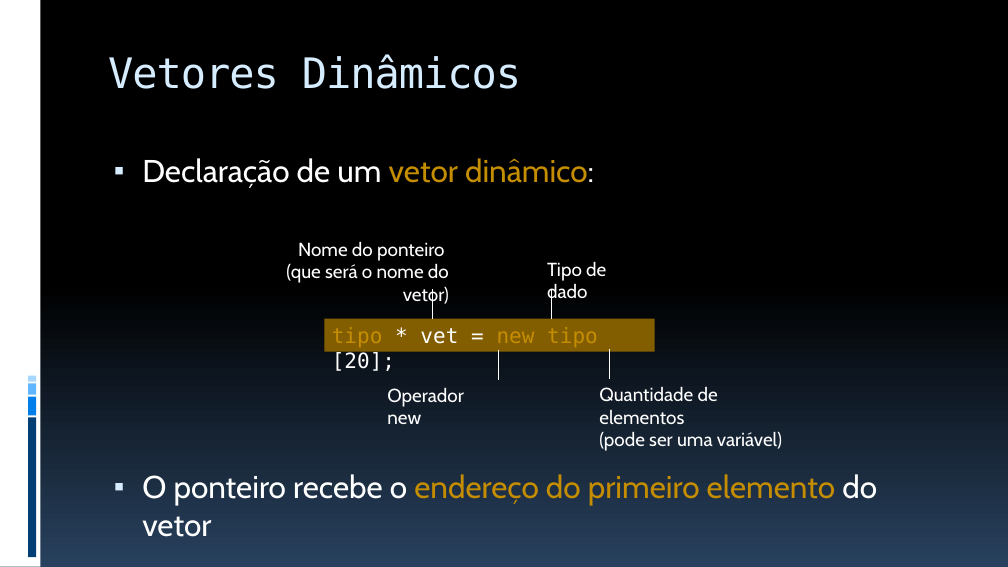
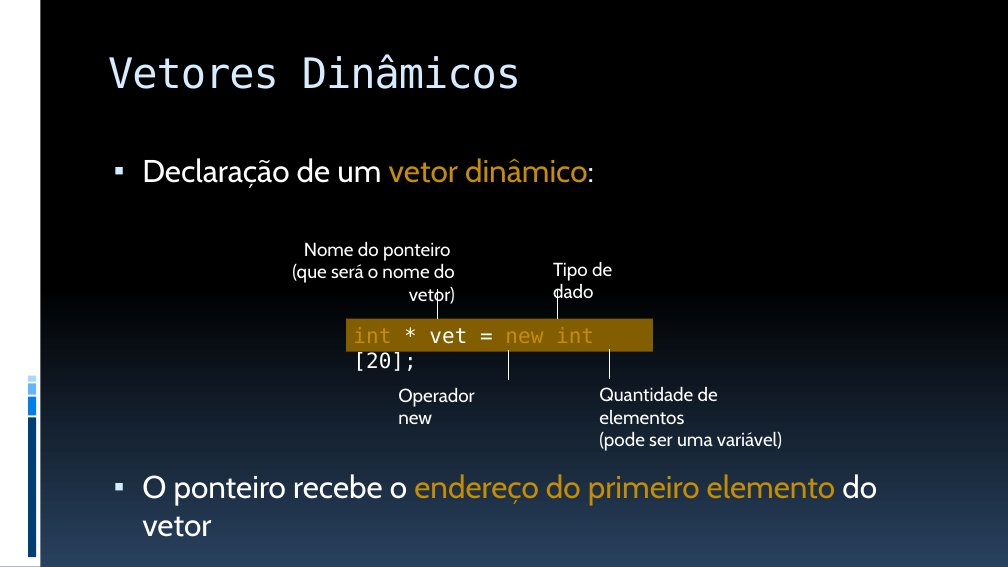
Before and after one commit to JudsonSS/ProgComp, a slide deck: slide 21 of Slides/15. Alocação Dinâmica de Memória.pptx (slide 20 before the commit). Drawn at 1008x567 pixels with LibreOffice and Linux fonts; fonts in the diff are those of the drawing. Boxes give left, top, right and bottom in pixels: in the first picture for what was removed or moved away, otherwise in the second. Text is boxed around its words. In the diff, an @@ line names an element or a change of style, - is before the commit and + after.

```diff
--- a/Slides/15. Alocação Dinâmica de Memória.pptx
+++ b/Slides/15. Alocação Dinâmica de Memória.pptx
@@ 2 texts, 2 lines moved together from (x1=286, y1=241, x2=606, y2=318) to (x1=292, y1=241, x2=612, y2=318) @@
@@ rectangle "int * vet = new ..." resized from (x1=324, y1=318, x2=655, y2=352) to (x1=346, y1=318, x2=653, y2=352) @@
@@ text in rectangle at (x1=353, y1=327, x2=594, y2=371): text changed; text colour #C58D01 to #FFFFFF @@
-tipo * vet = new tipo [20];
+int * vet = new int [20];
@@ line moved from (498, 350) - (498, 380) to (509, 350) - (509, 380) @@
@@ text "Operador new" moved from (x1=387, y1=388, x2=463, y2=424) to (x1=398, y1=388, x2=474, y2=424) @@
```
Also in this commit, not shown: 11 other slides changed, 1 slide added.
